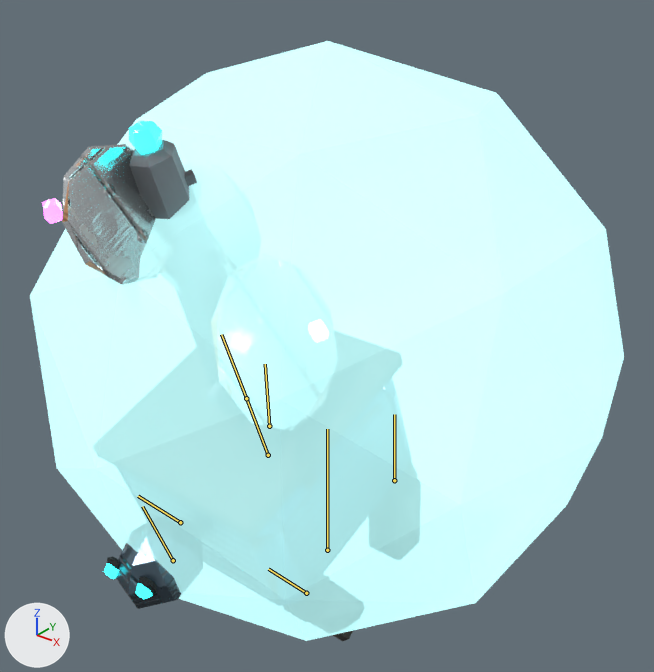
Before and after pictures for a commit that changed the glTF model public/creatures/broadcastle_shiny.glb.
One viewpoint serves both versions: a 50 mm lens placed at (2.04, -2.55, 2.65), pointed at (-0.01, 0.0, 1.07). Every picture has the same lights, and +X, +Y and +Z are marked at lower left. The picture after the commit comes second. Both versions are drawn at frame 4 of the action 'attack'; the numbers are the values there. The bones that change, and the others that lie on the model, are drawn over the model as lines.

Names of what the first picture shows: 'broadcastle_shiny_body', 'broadcastle_shiny_glow0', 'broadcastle_shiny_glow1'.
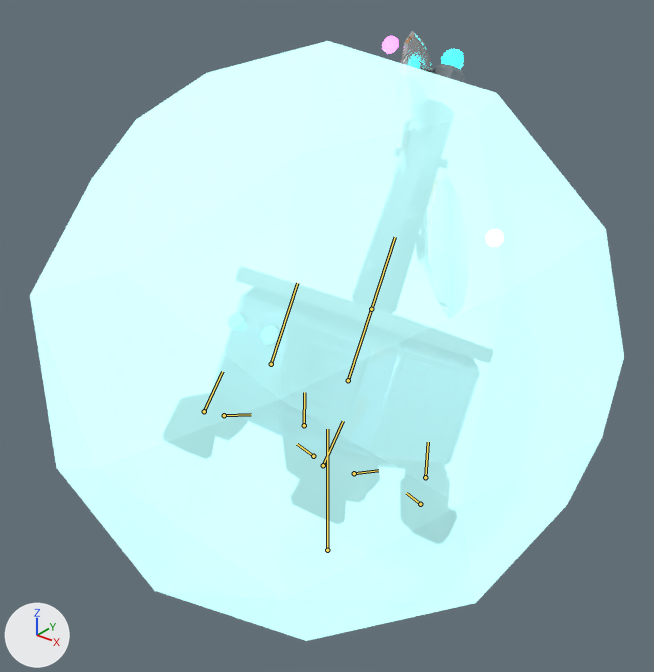
The change in detail:
Bone 'body' (bone_body) moves from (0.0, 0.062, 0.37) to (0.0, 0.173, -0.139).
Bone 'body' (bone_body) turns from (20, 0, 0) to (-30, 0, 0) degrees about its own x, y and z.
Bone 'leg_FL' (bone_leg_fl) turns from (20, 0, 0) to (-84, 0, 0) degrees about its own x, y and z.
Bone 'leg_BL' (bone_leg_bl) turns from (-17, 0, 0) to (28, 0, 0) degrees about its own x, y and z.
Bone 'leg_FR' (bone_leg_fr) turns from (20, 0, 0) to (-84, 0, 0) degrees about its own x, y and z.
Bone 'leg_BR' (bone_leg_br) turns from (-17, 0, 0) to (28, 0, 0) degrees about its own x, y and z.

Where the change shows, as pixel boxes (x1, y1, x2, y2) in the pictures (654 x 672 px):
'broadcastle_shiny_body', posed (8% narrower): before (62, 140, 421, 641); after (163, 31, 494, 546)
'broadcastle_shiny_glow1', posed (300% wider, 38% shorter): before (104, 121, 162, 599); after (228, 49, 463, 343)
'broadcastle_shiny_glow0', posed: before (42, 198, 329, 342); after (382, 36, 503, 246)
bone 'body', root to tip: before (268, 455) to (246, 398); after (348, 380) to (371, 309)
bone 'leg_FL', root to tip: before (306, 593) to (268, 569); after (354, 473) to (378, 470)
bone 'leg_BL', root to tip: before (394, 480) to (394, 414); after (425, 477) to (428, 442)
bone 'leg_FR', root to tip: before (180, 522) to (138, 496); after (224, 415) to (251, 414)
bone 'leg_BR', root to tip: before (269, 426) to (265, 364); after (304, 425) to (304, 392)
